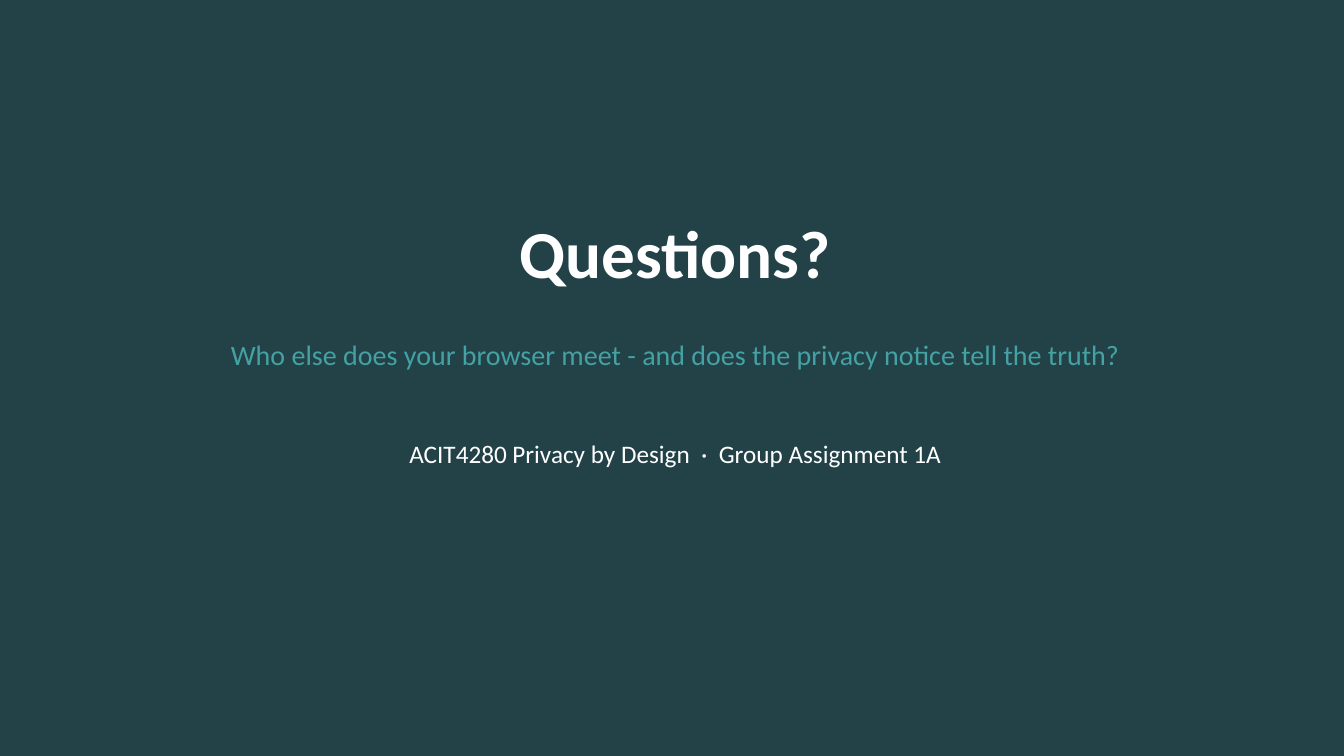
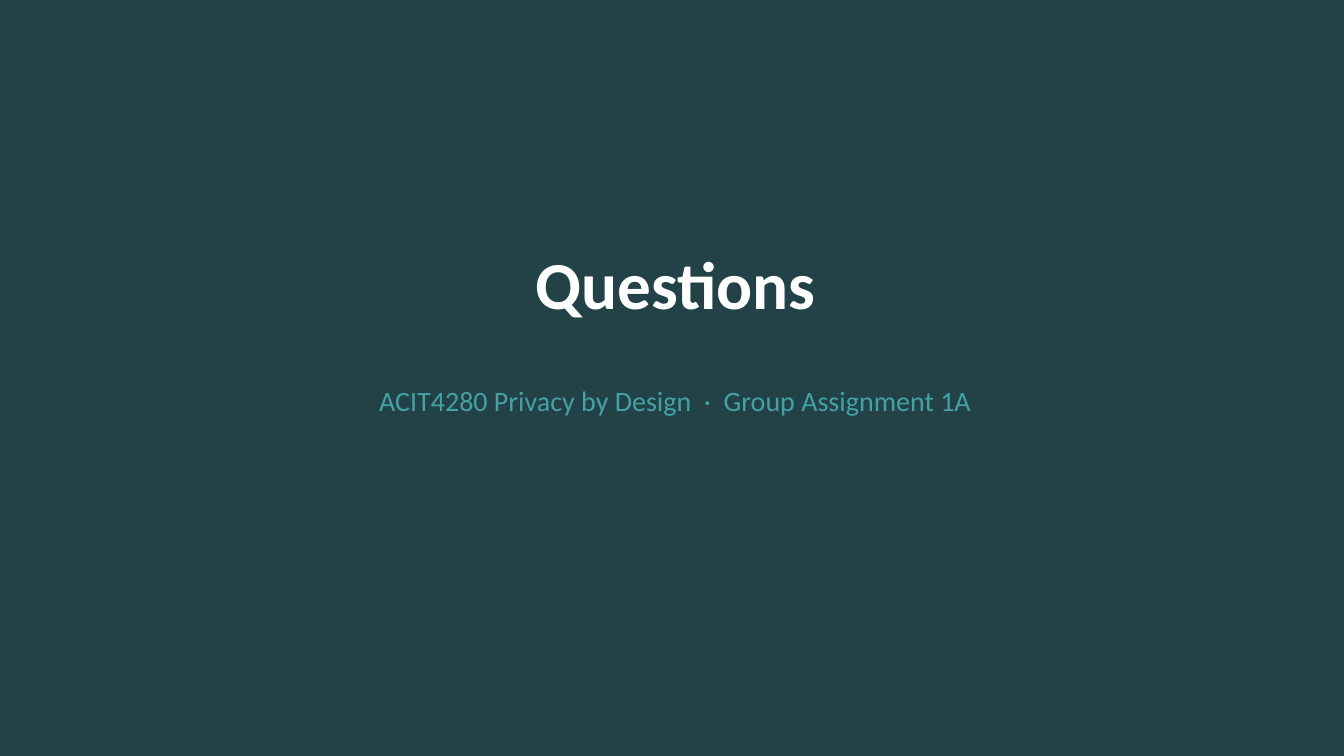
Before and after one commit to kasa031/Bacheloroppgave, a slide deck: slide 14 of ACIT4280_1A_presentation.pptx. Drawn at 1344x756 pixels with LibreOffice and Linux fonts; fonts in the diff are those of the drawing. Boxes give left, top, right and bottom in pixels: in the first picture for what was removed or moved away, otherwise in the second. Text is boxed around its words. In the diff, an @@ line names an element or a change of style, - is before the commit and + after.

```diff
--- a/ACIT4280_1A_presentation.pptx
+++ b/ACIT4280_1A_presentation.pptx
@@ text at (535,261,815,318): text changed @@
-Questions?
+Questions
@@ text removed at (231,345,1119,370) @@
-Who else does your browser meet - and does the privacy notice tell the truth?
@@ text "ACIT4280 Privacy by Design · ...": place and size @@
-text "ACIT4280 Privacy by Design · ..." at (409,445,940,468)
+text "ACIT4280 Privacy by Design · ..." at (379,391,970,416)
@@ text "ACIT4280 Privacy by Design · ..." at (379,391,970,416): size 18 to 20 pt, text colour #FFFFFF to #44A1A4 @@
```
Also in this commit, not shown: 13 other slides changed, 4 other files.
